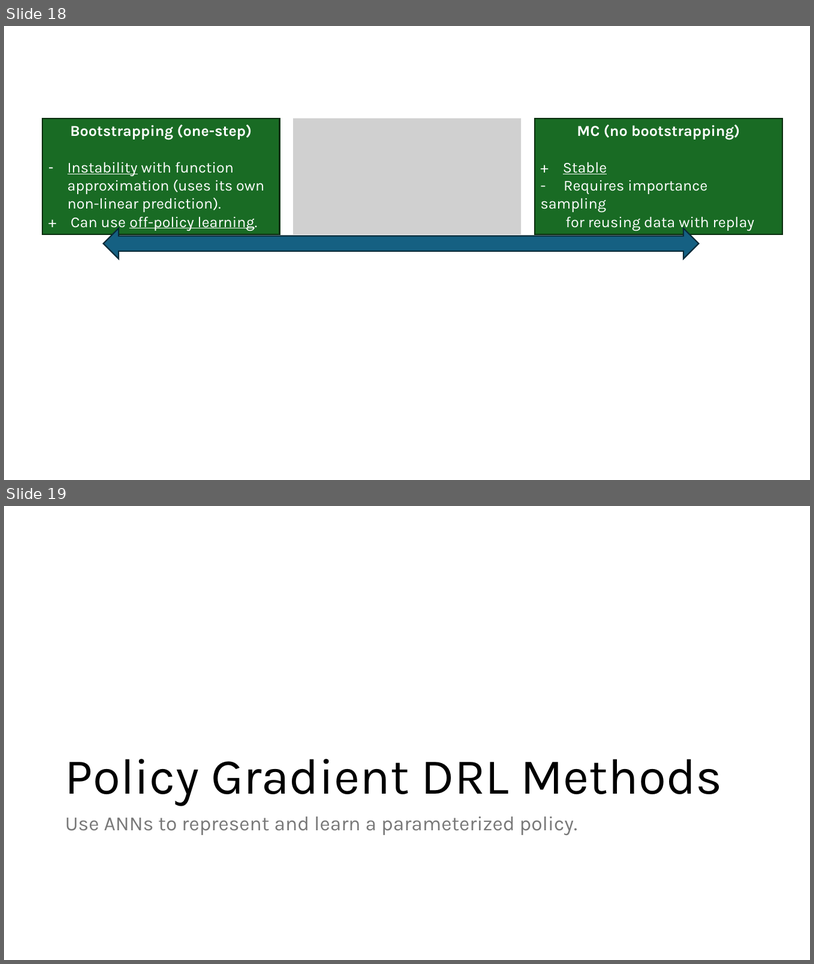
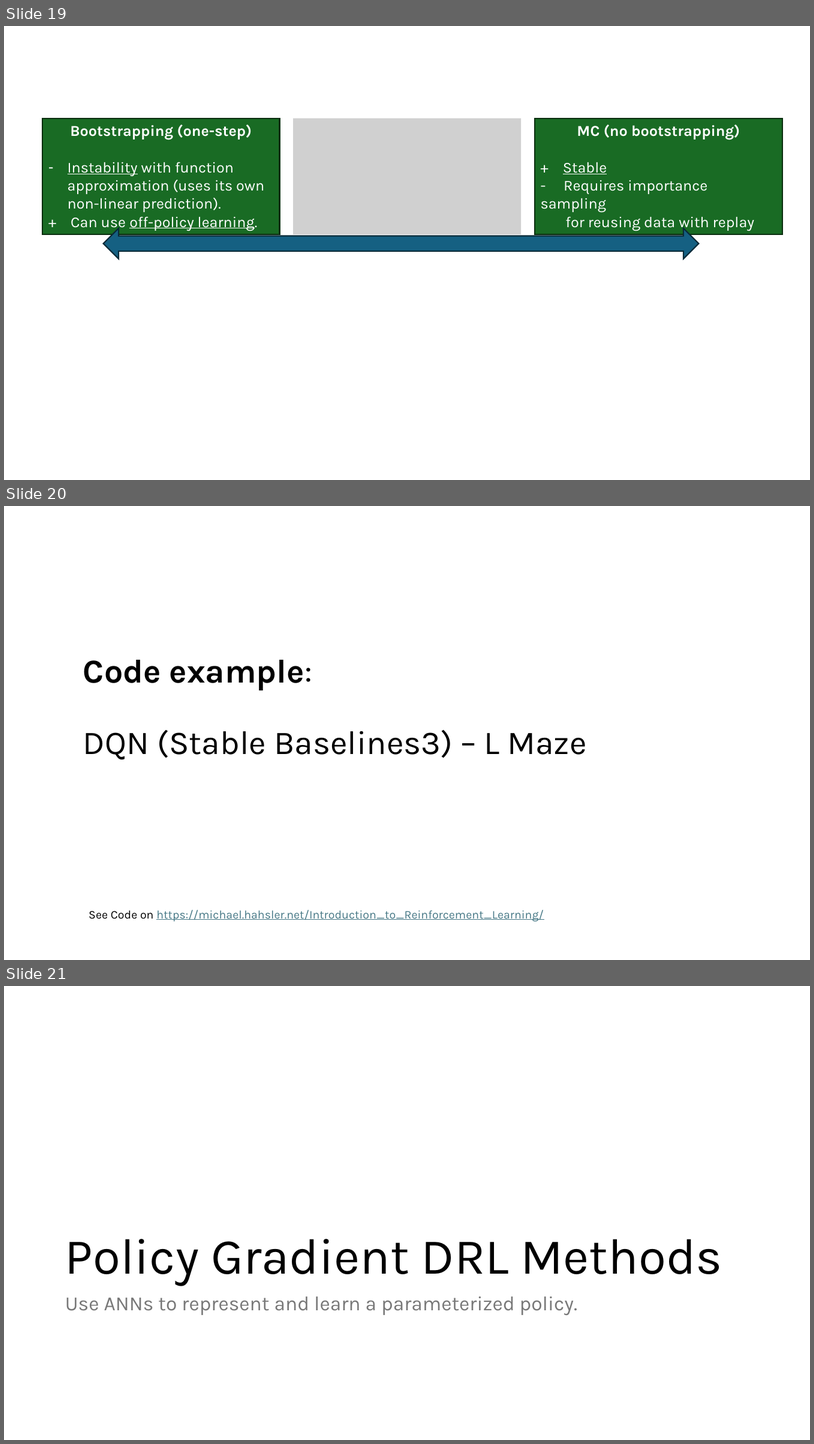
Before and after one commit to mhahsler/Introduction_to_Reinforcement_Learning, a slide deck: slides/Lecture_DRL.pptx. Shown one above the other, each under a label of ours: slides 18 and 19 before the commit, slides 19, 20 and 21 after it. The pictures are 814x964 and 814x1444 pixels, drawn with LibreOffice and Linux fonts; fonts in the diff are those of the drawing; grey boxes stand for pictures. Boxes give left, top, right and bottom in pixels: in the first picture for what was removed or moved away, otherwise in the second. Text is boxed around its words. In the diff, an @@ line names an element or a change of style, - is before the commit and + after.

```diff
--- a/slides/Lecture_DRL.pptx
+++ b/slides/Lecture_DRL.pptx
@@ slide 20 added at <box>4,506,810,960</box>, background #FFFFFF @@
@@ title added at <box>83,660,587,760</box>, 39.6 pt, text #000000 @@
+Code example:
+DQN (Stable Baselines3) – L Maze
@@ text added at <box>89,909,544,921</box>, 14 pt, text #467886, underline @@
+See Code on https://michael.hahsler.net/Introduction_to_Reinforcement_Learning/
@@ what was slide 18 is now slide 19 @@
@@ what was slide 19 is now slide 21 @@
```
Also in this commit, not shown: 2 slides changed, 2 other slides added, 1 other file.
